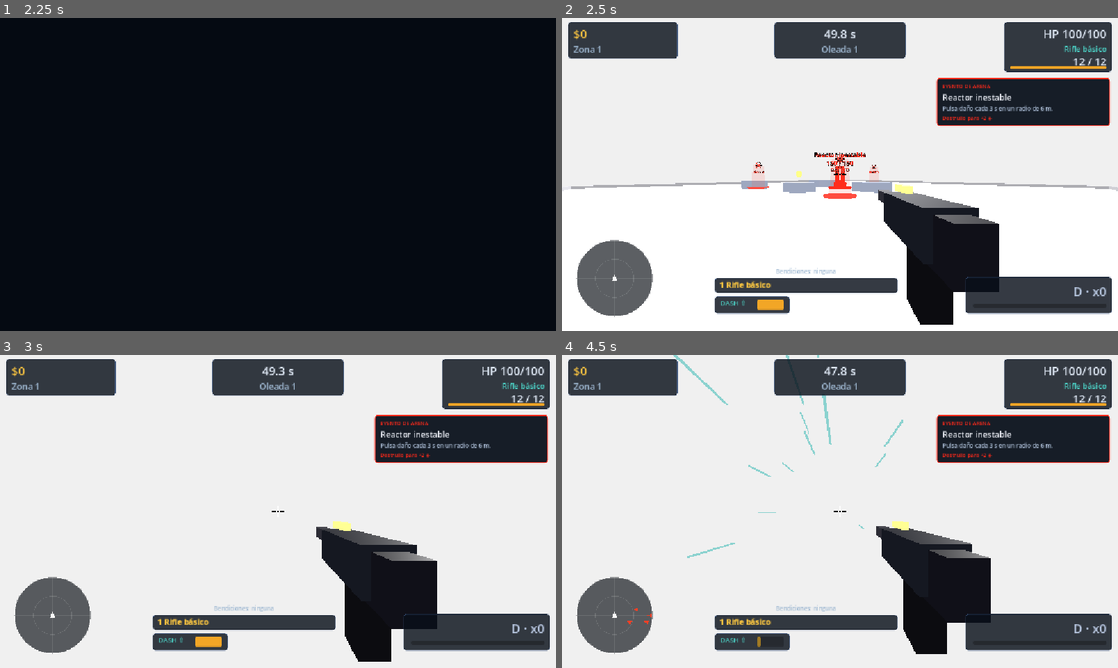
Above: before the commit, frames 1-4 (two rows, left to right).
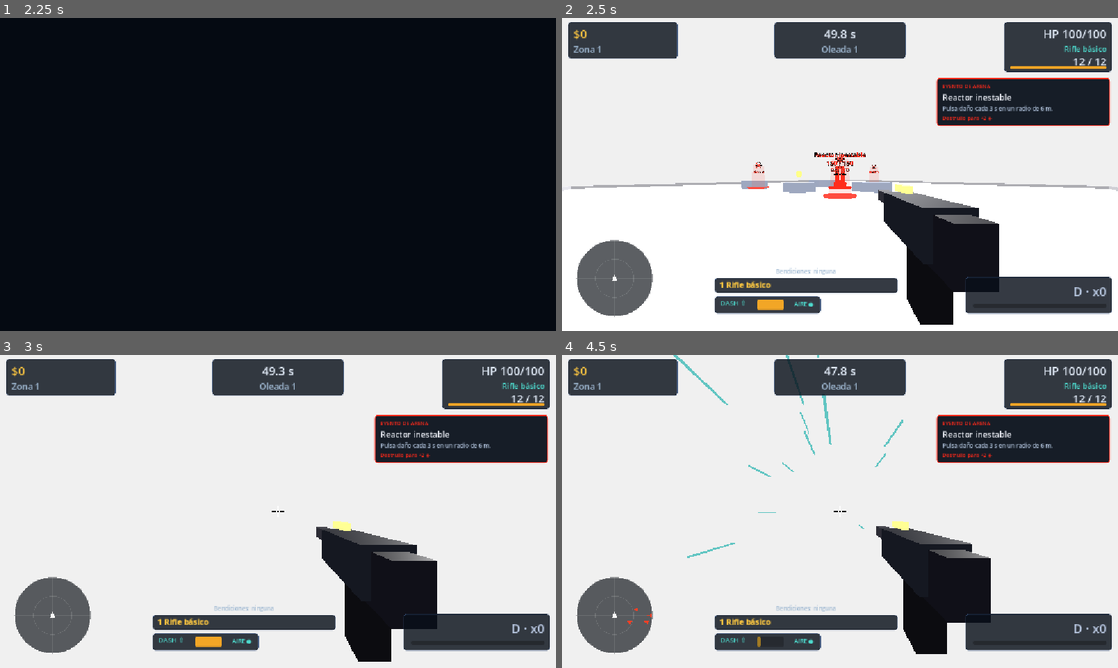
Above: after the commit, the same moments.

Repository: Veilen1/Deadline
Game: Godot game, scene res://scenes/ui/main_menu.tscn
Two runs of this game, one before a commit and one after it. Both use one fixed random seed, a clock stepped at 60 frames per second and the inputs below.
Inputs (mouse positions are in pixels of both pictures, inside the frame that each line leads up to):
- Up to frame 1 (2.25 s): click "JUGAR" at 0.5 s; click "JUGAR" at 1.25 s; click "Empezar run" at 2 s
- Up to frame 2 (2.5 s): no input
- Up to frame 3 (3 s): tap Enter at 2.75 s; move the mouse to (305, 511) at 2.77 s; hold W (move_forward) from 2.78 s (still down); tap Space (jump) at 2.85 s
- Up to frame 4 (4.5 s): keep holding W (move_forward); tap Space (jump) at 3.02, 3.32, 3.5, 3.77, 3.8, 4.07 s; move the mouse to (812, 511) at 3.52 s; click (812, 511) at 3.6 s; tap Enter at 4.25 s; move the mouse to (851, 505) at 4.27 s; tap Shift at 4.35 s

Frame 1 is identical in both runs. In frame 2, 0.3% of the frame differs, in the area x 40-47%, y 88-95%; in frame 3, 0.3%; in frame 4, 0.7%, in the area x 20-62%, y 0-95%.

Commit message:
feat(movement): agregar dash aereo con carga y salto desde slide

Diff:
--- a/scenes/actors/player/player.gd
+++ b/scenes/actors/player/player.gd
@@ -12,6 +12,10 @@
 @export var dash_speed: float = 16.0
 @export var dash_duration: float = 0.13
 @export var dash_cooldown: float = 0.9
+@export var air_dash_charges: int = 1
+@export var air_dash_speed: float = 18.0
+@export var air_dash_duration: float = 0.16
+@export var air_dash_cooldown: float = 0.35
 @export var slide_speed_multiplier: float = 1.7
 @export var slide_duration: float = 0.42
 @export var slide_cooldown: float = 1.0
@@ -70,6 +74,9 @@
 var _dash_timer: float = 0.0
 var _dash_cooldown_timer: float = 0.0
 var _dash_direction: Vector3 = Vector3.ZERO
+var _active_dash_speed: float = 16.0
+var _air_dashes: int = 1
+var _air_dash_cooldown_timer: float = 0.0
 var _dash_fov_kick: float = 0.0
 var _slide_timer: float = 0.0
 var _slide_cooldown_timer: float = 0.0
@@ -89,6 +96,8 @@
 
 func _ready() -> void:
 	current_health = max_health
+	_active_dash_speed = dash_speed
+	_air_dashes = air_dash_charges
 	_contract_damage_taken = GameState.contract_modifier("player_damage_taken", 1.0)
 	_contract_ammo_regen = GameState.contract_modifier("ammo_regen", 1.0)
 	var equipped_weapon: WeaponData = WeaponRegistry.get_data(GameState.equipped_weapon)
@@ -206,9 +215,34 @@
 	_slow_timer = maxf(_slow_timer, duration)
 
 
+func try_jump() -> void:
+	# Salto normal; si venís de slide, gana altura extra.
+	var slide_jump: bool = _slide_timer > 0.0
+	velocity.y = sqrt(2.0 * gravity * jump_height * (1.25 if slide_jump else 1.0))
+	if slide_jump:
+		_slide_timer = 0.0
+		_slide_cooldown_timer = maxf(_slide_cooldown_timer, 0.25)
+		_dash_fov_kick = 3.0
+
+
 func _try_dash() -> void:
-	if _dash_cooldown_timer > 0.0 or _dash_timer > 0.0:
-		return
+	if _dash_timer > 0.0:
+		return
+
+	var in_air: bool = not is_on_floor()
+	if in_air:
+		if _air_dashes <= 0 or _air_dash_cooldown_timer > 0.0:
+			return
+		_air_dashes -= 1
+		_air_dash_cooldown_timer = air_dash_cooldown
+		_dash_timer = air_dash_duration
+		_active_dash_speed = air_dash_speed
+	else:
+		if _dash_cooldown_timer > 0.0:
+			return
+		_dash_cooldown_timer = dash_cooldown
+		_dash_timer = dash_duration
+		_active_dash_speed = dash_speed
 
 	var direction: Vector3 = _input_direction()
 	if direction == Vector3.ZERO:
@@ -217,17 +251,24 @@
 		direction = direction.normalized()
 
 	_dash_direction = direction
-	_dash_timer = dash_duration
-	_dash_cooldown_timer = dash_cooldown
 	_slide_timer = 0.0
 	_shake_time = 0.12
 	_shake_peak = 0.02
-	_dash_fov_kick = 7.0
+	_dash_fov_kick = 9.0 if in_air else 7.0
 	if dash_trail != null:
 		dash_trail.restart()
 		dash_trail.emitting = true
-	dash_player.pitch_scale = randf_range(0.95, 1.05)
+		dash_trail.color = Color(0.45, 0.95, 1.0, 0.85) if in_air else Color(0.3, 0.85, 0.82, 0.85)
+	dash_player.pitch_scale = 1.18 if in_air else randf_range(0.95, 1.05)
 	dash_player.play()
+
+
+func get_air_dash_charges() -> int:
+	return _air_dashes
+
+
+func get_max_air_dash_charges() -> int:
+	return air_dash_charges
 
 
 func _try_slide() -> void:
@@ -325,7 +366,10 @@
 func _physics_process(delta: float) -> void:
 	_fire_timer = maxf(_fire_timer - delta, 0.0)
 	_dash_cooldown_timer = maxf(_dash_cooldown_timer - delta, 0.0)
+	_air_dash_cooldown_timer = maxf(_air_dash_cooldown_timer - delta, 0.0)
 	_slide_cooldown_timer = maxf(_slide_cooldown_timer - delta, 0.0)
+	if is_on_floor():
+		_air_dashes = air_dash_charges
 	if _slow_timer > 0.0:
 		_slow_timer = maxf(_slow_timer - delta, 0.0)
 		if _slow_timer <= 0.0:
@@ -345,8 +389,8 @@
 		direction = direction.normalized()
 
 	if _dash_timer > 0.0:
-		velocity.x = _dash_direction.x * dash_speed
-		velocity.z = _dash_direction.z * dash_speed
+		velocity.x = _dash_direction.x * _active_dash_speed
+		velocity.z = _dash_direction.z * _active_dash_speed
 		_dash_timer = maxf(_dash_timer - delta, 0.0)
 	elif _slide_timer > 0.0:
 		velocity.x = (
@@ -367,8 +411,7 @@
 	else:
 		velocity.y = 0.0
 		if Input.is_action_just_pressed("jump"):
-			# Salto de medio cuerpo: v = sqrt(2 * g * h).
-			velocity.y = sqrt(2.0 * gravity * jump_height)
+			try_jump()
 
 	move_and_slide()
 
--- a/scenes/main.gd
+++ b/scenes/main.gd
@@ -23,6 +23,7 @@
 @onready var ammo_bar: ProgressBar = $CanvasLayer/AmmoBar
 @onready var weapon_label: Label = $CanvasLayer/WeaponLabel
 @onready var dash_bar: ProgressBar = $CanvasLayer/DashBar
+@onready var air_dash_label: Label = $CanvasLayer/AirDashLabel
 @onready var weapon_slots: RichTextLabel = $CanvasLayer/WeaponSlots
 @onready var style_label: Label = $CanvasLayer/StyleLabel
 @onready var style_bar: ProgressBar = $CanvasLayer/StyleBar
@@ -86,6 +87,16 @@
 		dash_bar.value = ratio
 		dash_bar.modulate = Color(1, 1, 1, 1) if ratio >= 1.0 else Color(0.75, 0.82, 0.9, 0.85)
 
+		var air_charges: int = int(player.call("get_air_dash_charges"))
+		var air_max: int = maxi(int(player.call("get_max_air_dash_charges")), 0)
+		var dots: String = ""
+		for index in air_max:
+			dots += "●" if index < air_charges else "○"
+		air_dash_label.text = "AIRE " + dots
+		air_dash_label.modulate = (
+			Color(1, 1, 1, 1) if air_charges > 0 else Color(0.6, 0.66, 0.75, 0.8)
+		)
+
 
 func _on_money_changed(new_amount: int) -> void:
 	_update_money_label(new_amount)
--- a/scenes/main.tscn
+++ b/scenes/main.tscn
@@ -348,7 +348,7 @@
 anchor_bottom = 1.0
 offset_left = -260.0
 offset_top = -72.0
-offset_right = -104.0
+offset_right = -40.0
 offset_bottom = -36.0
 grow_horizontal = 2
 grow_vertical = 0
@@ -387,6 +387,22 @@
 theme_override_styles/background = SubResource("StyleBoxFlat_style_bg")
 theme_override_styles/fill = SubResource("StyleBoxFlat_ammo_fill")
 
+[node name="AirDashLabel" type="Label" parent="CanvasLayer"]
+anchor_left = 0.5
+anchor_top = 1.0
+anchor_right = 0.5
+anchor_bottom = 1.0
+offset_left = -104.0
+offset_top = -64.0
+offset_right = -46.0
+offset_bottom = -44.0
+grow_horizontal = 2
+grow_vertical = 0
+theme_override_colors/font_color = Color(0.3, 0.85, 0.8, 1)
+theme_override_font_sizes/font_size = 12
+text = "AIRE ●"
+horizontal_alignment = 1
+
 [node name="BlessingLabel" type="Label" parent="CanvasLayer"]
 anchor_left = 0.5
 anchor_top = 1.0
